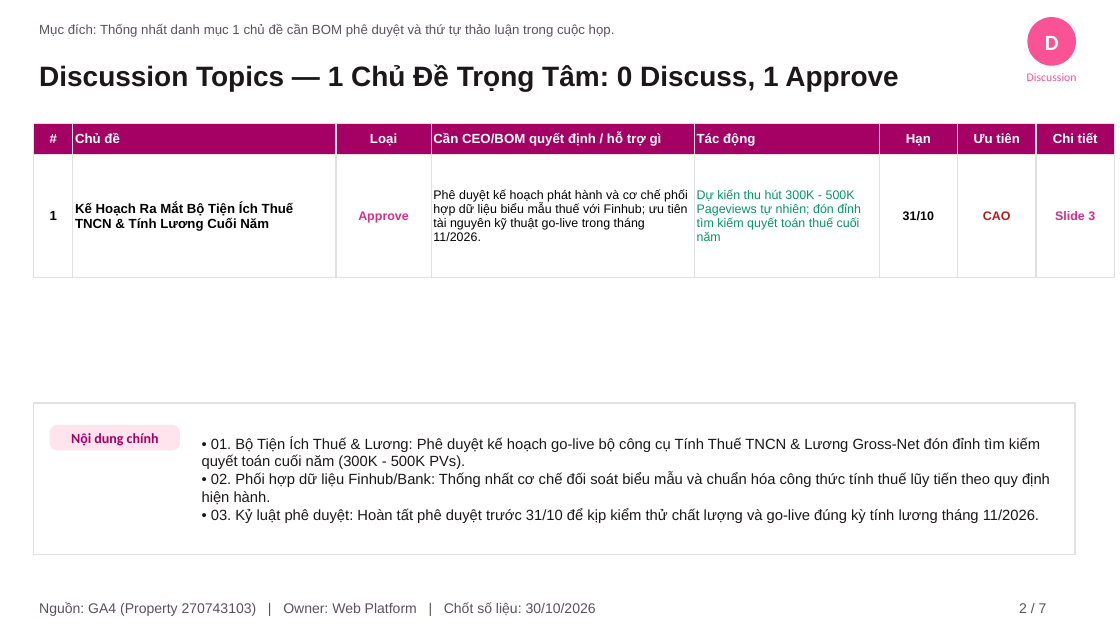
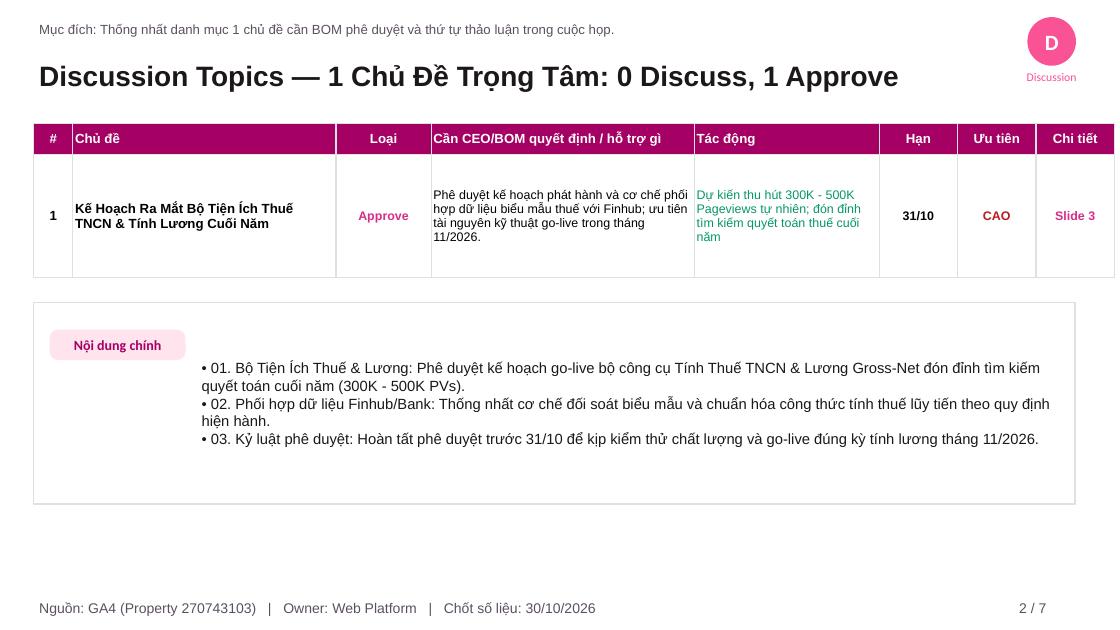
Before and after one commit to stormhoang/hienho-knowledgebase, a slide deck: slide 2 of 07_REPORTS/docs/presentations/Web_Platform_Thang_10_2026_Monthly_Report.pptx. Drawn at 1120x630 pixels with LibreOffice and Linux fonts; fonts in the diff are those of the drawing. Boxes give left, top, right and bottom in pixels: in the first picture for what was removed or moved away, otherwise in the second. Text is boxed around its words. In the diff, an @@ line names an element or a change of style, - is before the commit and + after.

```diff
--- a/07_REPORTS/docs/presentations/Web_Platform_Thang_10_2026_Monthly_Report.pptx
+++ b/07_REPORTS/docs/presentations/Web_Platform_Thang_10_2026_Monthly_Report.pptx
@@ rectangle: place and size @@
-rectangle at <box>34,403,1075,554</box>
+rectangle at <box>34,302,1075,504</box>
@@ text "• 01. Bộ Tiện Ích ...": place and size @@
-text "• 01. Bộ Tiện Ích ..." at <box>202,437,1050,523</box>
+text "• 01. Bộ Tiện Ích ..." at <box>202,361,1050,447</box>
@@ text "Nội dung chính": place and size @@
-text "Nội dung chính" at <box>71,433,159,446</box>
+text "Nội dung chính" at <box>74,340,162,353</box>
@@ rounded rectangle: place and size @@
-rounded rectangle at <box>50,426,179,449</box>
+rounded rectangle at <box>50,330,185,360</box>
```
Also in this commit, not shown: 3 other slides changed, 1 other file.
